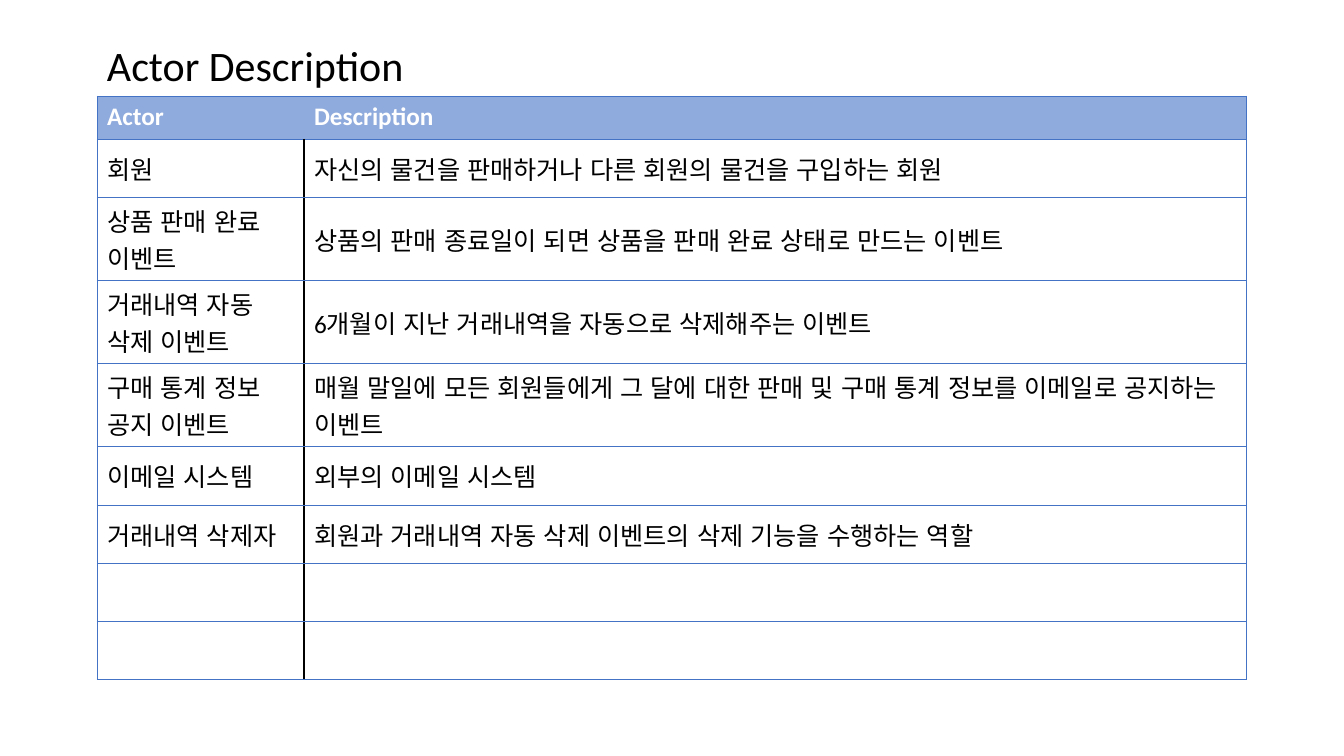
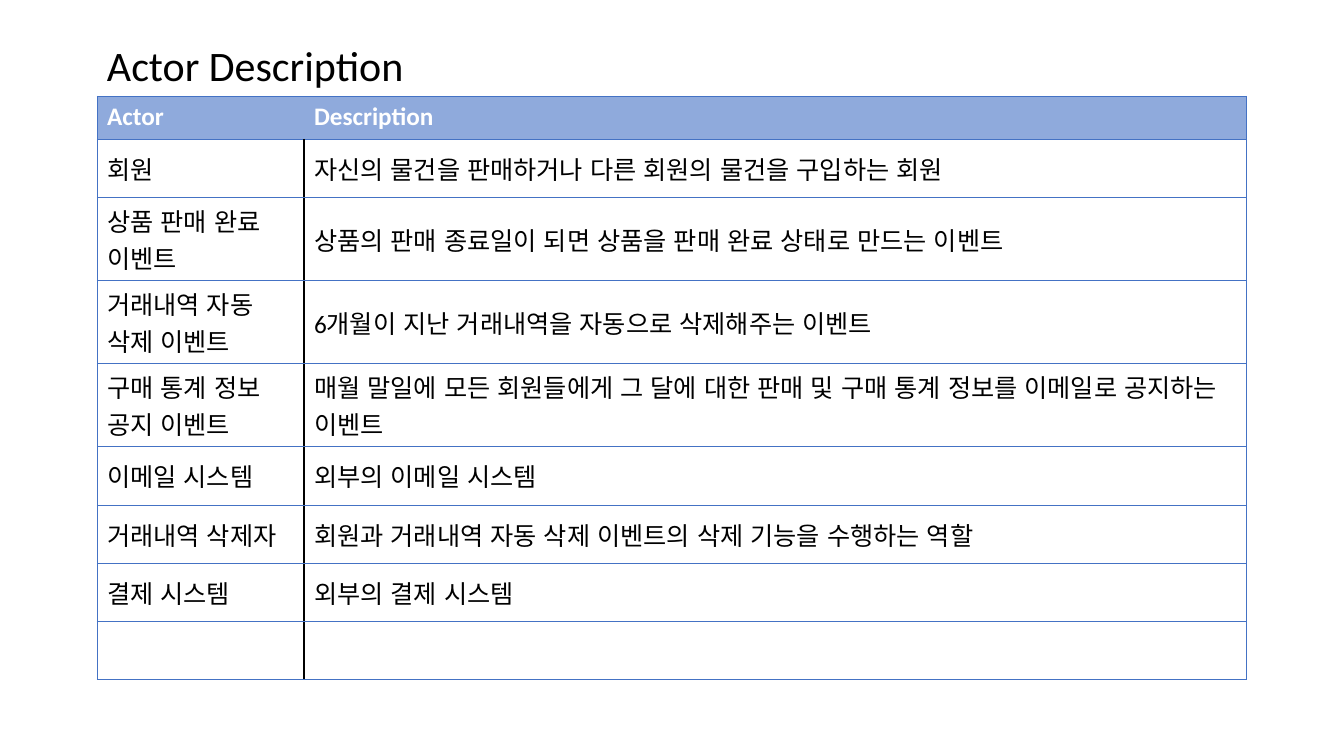
Before and after one commit to bbangnambong/RequirementCapturing, a slide deck: slide 3 of Requirement.pptx (slide 2 before the commit). Drawn at 1344x756 pixels with LibreOffice and Linux fonts; fonts in the diff are those of the drawing. Boxes give left, top, right and bottom in pixels: in the first picture for what was removed or moved away, otherwise in the second. Text is boxed around its words. In the diff, an @@ line names an element or a change of style, - is before the commit and + after.

```diff
--- a/Requirement.pptx
+++ b/Requirement.pptx
@@ table at [97,96,1246,642] @@
+row 8: 결제 시스템 | 외부의 결제 시스템
-row 9:  | 
```
Also in this commit, not shown: 2 other slides changed, 1 slide added, 3 other files.
